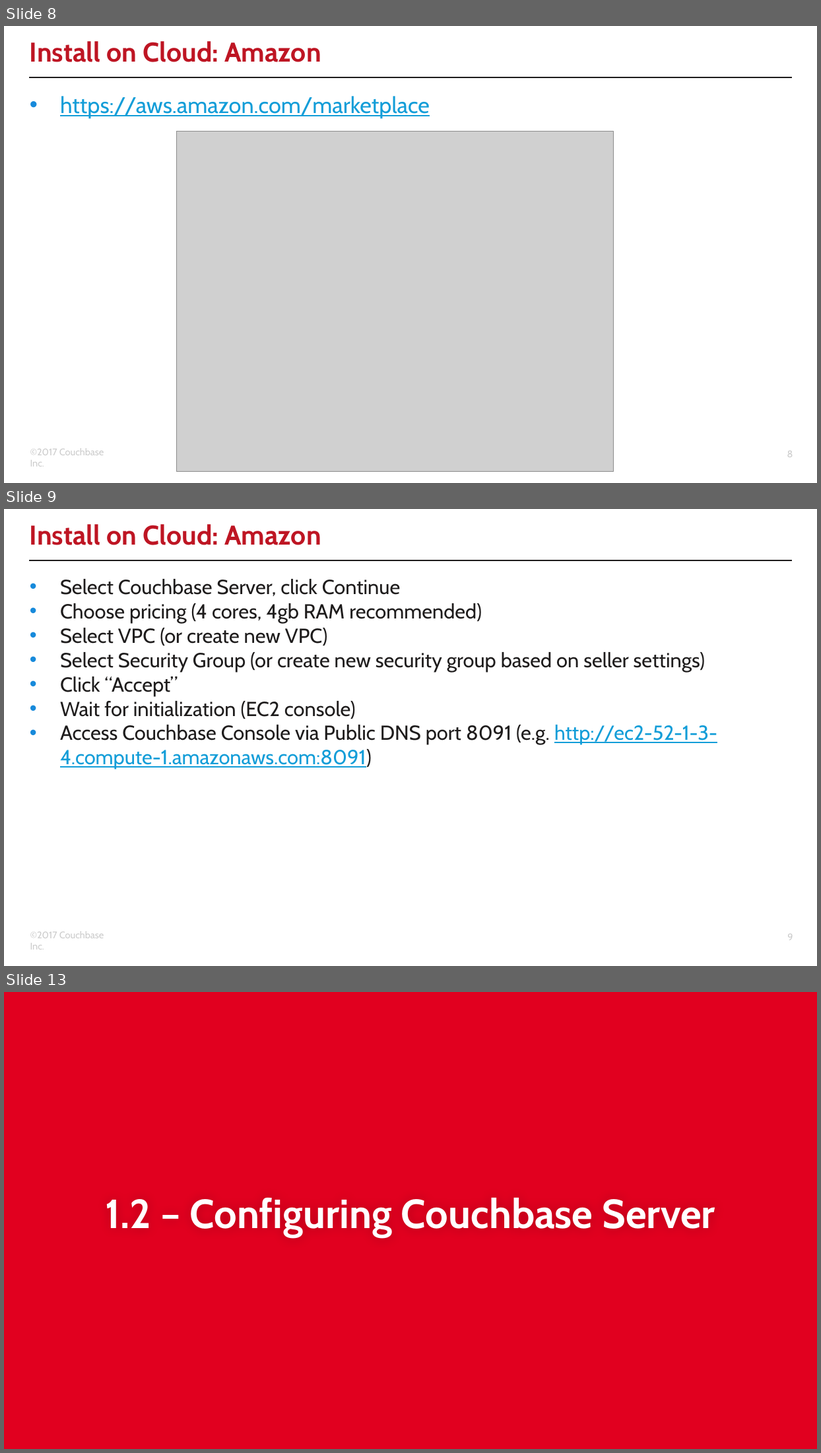
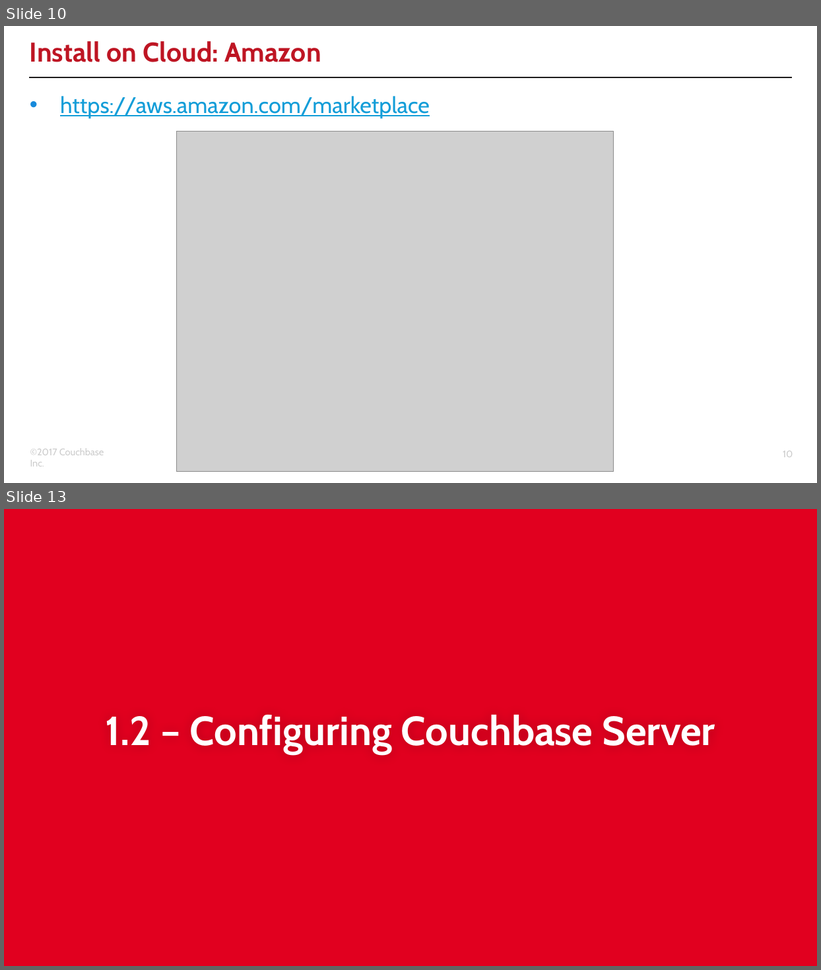
Before and after one commit to couchbaselabs/aspnet-nosql-workshop, a slide deck: 01/01.pptx. Shown one above the other, each under a label of ours: slides 8, 9 and 13 before the commit, slides 10 and 13 after it; the slides between them are not shown. The pictures are 821x1453 and 821x970 pixels, drawn with LibreOffice and Linux fonts; fonts in the diff are those of the drawing; grey boxes stand for pictures; background and template pictures are left out. Boxes give left, top, right and bottom in pixels: in the first picture for what was removed or moved away, otherwise in the second. Text is boxed around its words. In the diff, an @@ line names an element or a change of style, - is before the commit and + after.

Commit message:
tweaks for workshops part 1 and 2 - removed _workshop folders (confusing) - updated Couchbase SDK and added auth for Couchbase Server 5 - updated slide decks, with corresponding PDFs

```diff
--- a/01/01.pptx
+++ b/01/01.pptx
@@ slide 9 removed at <box>4,509,817,966</box>, background #FFFFFF; not listed: 3 template elements that a slide beside it also shows @@
@@ title removed at <box>30,524,321,545</box> @@
-Install on Cloud: Amazon
@@ text removed at <box>60,579,717,769</box> @@
-• Select Couchbase Server, click Continue
-• Choose pricing (4 cores, 4gb RAM recommended)
-• Select VPC (or create new VPC)
-• Select Security Group (or create new security group based on seller settings)
-• Click “Accept”
-• Wait for initialization (EC2 console)
-• Access Couchbase Console via Public DNS port 8091 (e.g. http://ec2-52-1-3-4.compute-1.amazonaws.com:8091)
@@ what was slide 8 is now slide 10 @@
@@ page number at <box>783,451,793,458</box>: text changed @@
-8
+10
```
Also in this commit, not shown: 10 slides changed, 4 slides added, 4 other slides removed, 18 other files.
